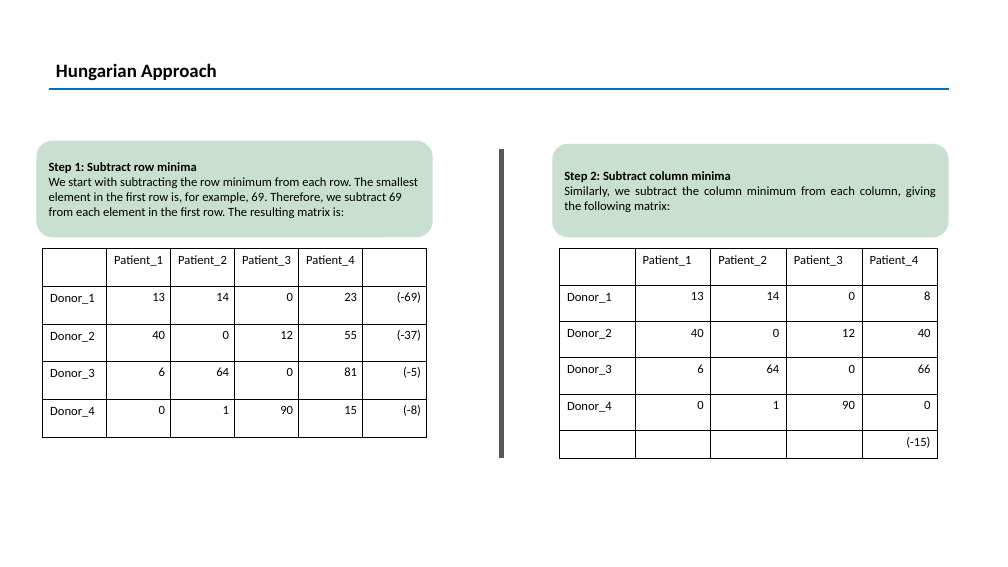
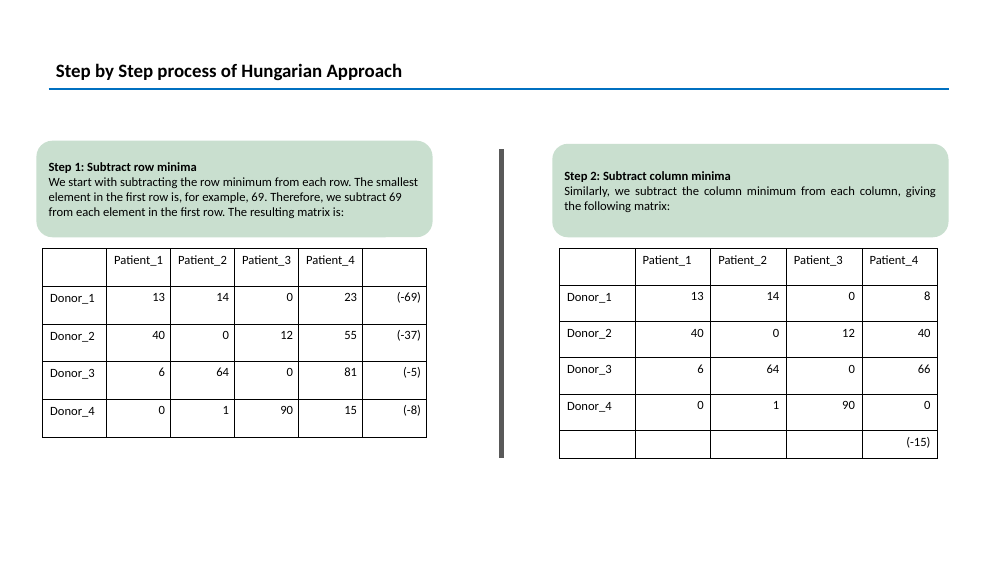
Before and after one commit to harish-udhay/Hungarian_algorithm_for_kidney_exchange, a slide deck: slide 4 of Hungarian_algorithm.pptx (slide 3 before the commit). Drawn at 1008x567 pixels with LibreOffice and Linux fonts; fonts in the diff are those of the drawing. Boxes give left, top, right and bottom in pixels: in the first picture for what was removed or moved away, otherwise in the second. Text is boxed around its words. In the diff, an @@ line names an element or a change of style, - is before the commit and + after.

```diff
--- a/Hungarian_algorithm.pptx
+++ b/Hungarian_algorithm.pptx
@@ text at (x1=56, y1=63, x2=403, y2=81): text changed @@
-Hungarian Approach
+Step by Step process of Hungarian Approach
```
Also in this commit, not shown: 6 other slides changed, 1 slide added, 1 other file.
